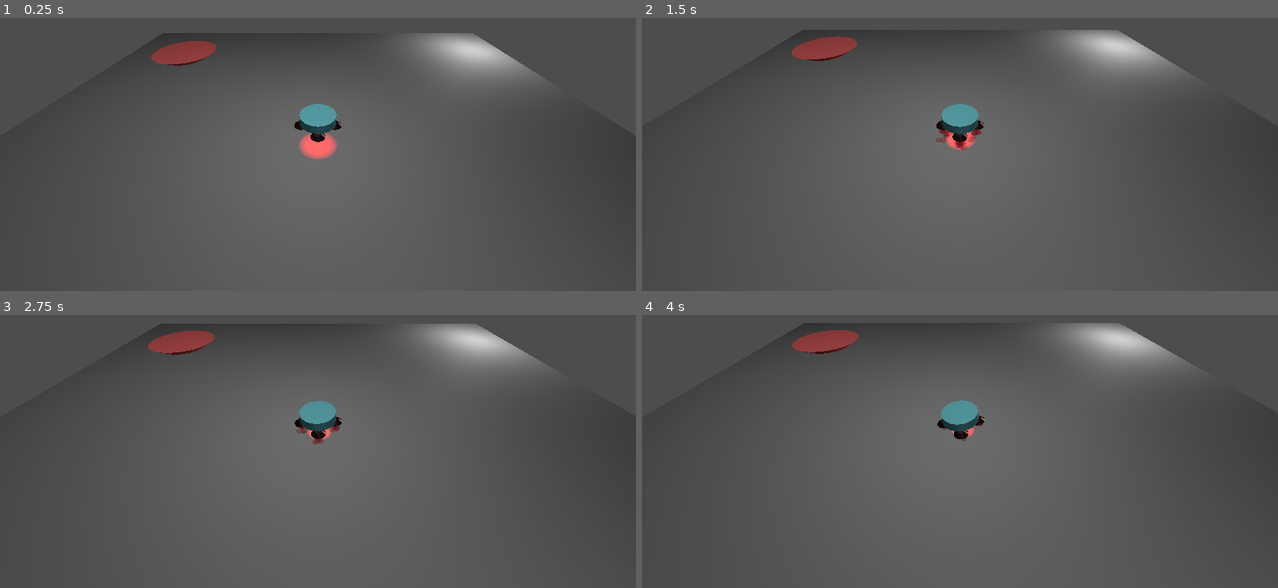
Above: before the commit, frames 1-4 (two rows, left to right).
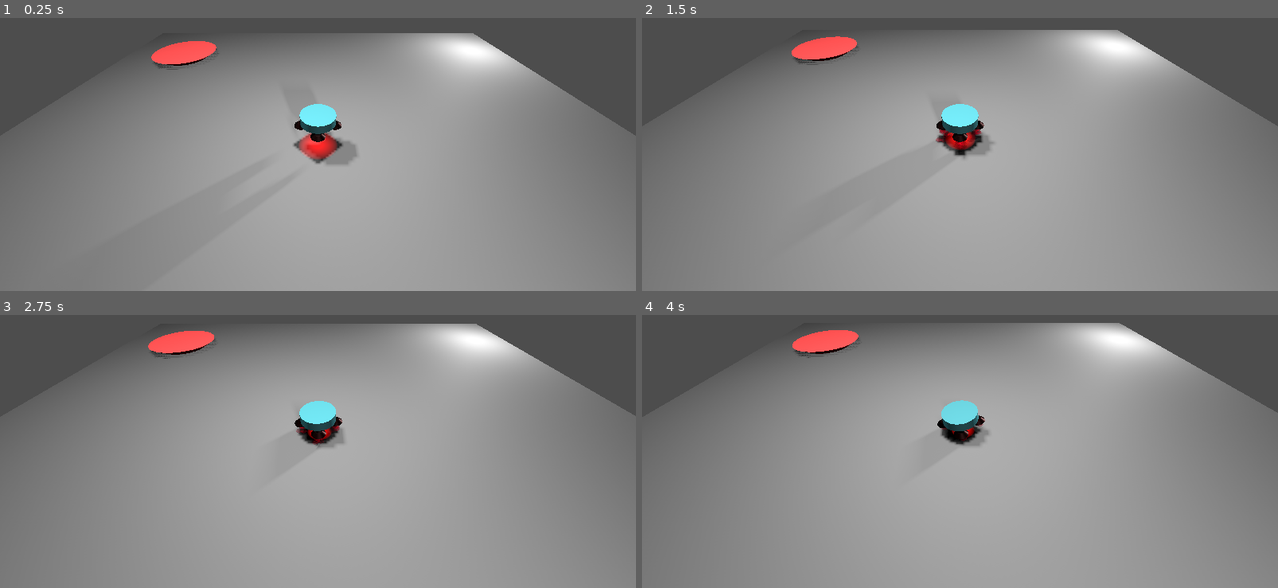
Above: after the commit, the same moments.

Repository: astnohk/LunarMouse3D
Game: Godot game, scene res://node_3d.tscn
Two runs of this game, one before a commit and one after it. Both use one fixed random seed, a clock stepped at 60 frames per second and the inputs below.
Inputs (mouse positions are in pixels of both pictures, inside the frame that each line leads up to):
- Up to frame 1 (0.25 s): no input
- Up to frame 2 (1.5 s): move the mouse to (1099, 94) at 0.52 s; press the mouse at (1099, 94) at 0.53 s; tap Enter at 1.25 s; move the mouse to (832, 129) at 1.27 s; release the mouse at (832, 129) at 1.28 s; click (832, 129) at 1.35 s
- Up to frame 3 (2.75 s): move the mouse to (381, 331) at 2.02 s; press the mouse at (381, 331) at 2.03 s
- Up to frame 4 (4 s): move the mouse to (928, 481) at 2.77 s; release the mouse at (928, 481) at 2.78 s; click (928, 481) at 2.85 s; move the mouse to (1150, 462) at 3.52 s; press the mouse at (1150, 462) at 3.53 s

The runs differ from the first frame. In frame 1, 84% of the frame differs, in the area x 0-100%, y 5-100%; in frame 2, 86%; in frame 3, 87%; in frame 4, 88%, in the area x 0-100%, y 2-100%.

Commit message:
Add "goal" trigger

Diff:
--- /dev/null
+++ b/GoalStage.gd
@@ -0,0 +1,42 @@
+extends StaticBody3D
+
+
+var Colliding = {
+	"FootXp": false,
+	"FootXn": false,
+	"FootZp": false,
+	"FootZn": false,
+}
+var CollidingCount = 0
+var Goal = false
+var Triggered = false
+
+signal detect_goal()
+
+# Called when the node enters the scene tree for the first time.
+func _ready():
+	connect("detect_goal", get_tree().get_root().get_node("Root")._detect_goal)
+
+# Called every frame. 'delta' is the elapsed time since the previous frame.
+func _process(delta):
+	pass
+
+func _physics_process(delta):
+	if Goal:
+		CollidingCount += delta
+	else:
+		CollidingCount = 0
+	if not Triggered and CollidingCount > 3:
+		Triggered = true
+		detect_goal.emit()
+
+func _on_area_3d_body_entered(body):
+	if body.name in Colliding.keys():
+		Colliding[body.name] = true
+	Goal = true
+	for key in Colliding.keys():
+		Goal = Goal and Colliding[key]
+
+func _on_area_3d_body_exited(body):
+	if body.name in Colliding.keys():
+		Colliding[body.name] = false
--- a/Rocket.gd
+++ b/Rocket.gd
@@ -1,4 +1,5 @@
 extends RigidBody3D
+
 
 const MaxThrusterPower = 5.0
 const ThrustBaseDirection = Vector3(0.0, 1.0, 0.0)
@@ -18,6 +19,8 @@
 
 # Called every frame. 'delta' is the elapsed time since the previous frame.
 func _process(_delta):
+	if not self.is_node_ready():
+		return
 	# Get the thruster direction
 	Direction = get_viewport().get_mouse_position() - MouseStartPosition
 	# Check if the Throttle pressed or not
@@ -28,18 +31,20 @@
 	else:
 		Force = Vector3(0, 0, 0)
 	# Set central force to each booster
-	get_node("FootXp/RigidBody3D").apply_central_force(Force * 0.25 * (1.0 - Direction.x * DirectionCoeff))
-	get_node("FootXn/RigidBody3D").apply_central_force(Force * 0.25 * (1.0 + Direction.x * DirectionCoeff))
-	get_node("FootZp/RigidBody3D").apply_central_force(Force * 0.25 * (1.0 - Direction.y * DirectionCoeff))
-	get_node("FootZn/RigidBody3D").apply_central_force(Force * 0.25 * (1.0 + Direction.y * DirectionCoeff))
+	get_node("FootXpHinge/FootXp").apply_central_force(Force * 0.25 * (1.0 - Direction.x * DirectionCoeff))
+	get_node("FootXnHinge/FootXn").apply_central_force(Force * 0.25 * (1.0 + Direction.x * DirectionCoeff))
+	get_node("FootZpHinge/FootZp").apply_central_force(Force * 0.25 * (1.0 - Direction.y * DirectionCoeff))
+	get_node("FootZnHinge/FootZn").apply_central_force(Force * 0.25 * (1.0 + Direction.y * DirectionCoeff))
 	# Set particle emitting
-	get_node("FootXp/RigidBody3D/Particles3D").emitting = Emitting
-	get_node("FootXn/RigidBody3D/Particles3D").emitting = Emitting
-	get_node("FootZp/RigidBody3D/Particles3D").emitting = Emitting
-	get_node("FootZn/RigidBody3D/Particles3D").emitting = Emitting
+	get_node("FootXpHinge/FootXp/Particles3D").emitting = Emitting
+	get_node("FootXnHinge/FootXn/Particles3D").emitting = Emitting
+	get_node("FootZpHinge/FootZp/Particles3D").emitting = Emitting
+	get_node("FootZnHinge/FootZn/Particles3D").emitting = Emitting
 
 # Called when input event fired.
 func _input(event):
+	if not self.is_node_ready():
+		return
 	if event.is_action_pressed("Throttle"):
 		if not MousePressed:
 			MousePressed = true
--- a/WorldBase.gd
+++ b/WorldBase.gd
@@ -8,3 +8,6 @@
 # Called every frame. 'delta' is the elapsed time since the previous frame.
 func _process(delta):
 	pass
+
+func _detect_goal():
+	print("Goal.")
--- a/node_3d.tscn
+++ b/node_3d.tscn
@@ -1,7 +1,8 @@
-[gd_scene load_steps=19 format=3 uid="uid://7r55nm4slqb1"]
+[gd_scene load_steps=21 format=3 uid="uid://7r55nm4slqb1"]
 
 [ext_resource type="Script" path="res://WorldBase.gd" id="1_cyr6l"]
 [ext_resource type="Script" path="res://Rocket.gd" id="1_dyrov"]
+[ext_resource type="Script" path="res://GoalStage.gd" id="2_ikm0k"]
 [ext_resource type="Material" uid="uid://lqjkdlqshl5l" path="res://M_RocketBody.tres" id="3_cnk54"]
 [ext_resource type="Material" uid="uid://b84co07v4brp1" path="res://M_RocketBooster.tres" id="4_4wu17"]
 [ext_resource type="SphereMesh" uid="uid://den74hg54dxup" path="res://SM_RocketGas.tres" id="5_3ub18"]
@@ -39,6 +40,10 @@
 height = 0.3
 radius = 1.5
 
+[sub_resource type="CylinderShape3D" id="CylinderShape3D_0tmqx"]
+height = 0.1
+radius = 1.5
+
 [sub_resource type="PhysicsMaterial" id="PhysicsMaterial_c0rt2"]
 friction = 0.5
 bounce = 0.15
@@ -64,7 +69,7 @@
 height = 0.1
 radius = 0.2
 
-[node name="Node3D" type="Node3D"]
+[node name="Root" type="Node3D"]
 script = ExtResource("1_cyr6l")
 
 [node name="Floor" type="StaticBody3D" parent="."]
@@ -76,15 +81,23 @@
 [node name="CollisionShape3D" type="CollisionShape3D" parent="Floor"]
 shape = SubResource("BoxShape3D_bdij1")
 
-[node name="StaticBody3D" type="StaticBody3D" parent="."]
+[node name="GoalStage" type="StaticBody3D" parent="."]
 transform = Transform3D(1, 0, 0, 0, 1, 0, 0, 0, 1, -6.79274, 0.271678, -6.367)
 physics_material_override = SubResource("PhysicsMaterial_drmpy")
-
-[node name="MeshInstance3D" type="MeshInstance3D" parent="StaticBody3D"]
+script = ExtResource("2_ikm0k")
+
+[node name="MeshInstance3D" type="MeshInstance3D" parent="GoalStage"]
 mesh = SubResource("CylinderMesh_aq0pc")
 
-[node name="CollisionShape3D" type="CollisionShape3D" parent="StaticBody3D"]
+[node name="CollisionShape3D" type="CollisionShape3D" parent="GoalStage"]
 shape = SubResource("CylinderShape3D_6f0ya")
+
+[node name="Area3D" type="Area3D" parent="GoalStage"]
+transform = Transform3D(1, 0, 0, 0, 1, 0, 0, 0, 1, 0, 0.19172, 0)
+disable_mode = 2
+
+[node name="CollisionShape3D" type="CollisionShape3D" parent="GoalStage/Area3D"]
+shape = SubResource("CylinderShape3D_0tmqx")
 
 [node name="Rocket" type="RigidBody3D" parent="."]
 transform = Transform3D(1, 0, 0, 0, 1, 0, 0, 0, 1, 0, 1.1739, 0)
@@ -121,25 +134,25 @@
 spot_angle = 30.0
 spot_angle_attenuation = 1.7411
 
-[node name="FootZp" type="HingeJoint3D" parent="Rocket"]
+[node name="FootZpHinge" type="HingeJoint3D" parent="Rocket"]
 transform = Transform3D(1, 0, 0, 0, 1, 0, 0, 0, 1, 0, -0.2, 0.47)
 node_a = NodePath("..")
-node_b = NodePath("RigidBody3D")
-angular_limit/enable = true
-angular_limit/upper = 0.0
-angular_limit/lower = 0.0
-
-[node name="RigidBody3D" type="RigidBody3D" parent="Rocket/FootZp"]
+node_b = NodePath("FootZp")
+angular_limit/enable = true
+angular_limit/upper = 0.0
+angular_limit/lower = 0.0
+
+[node name="FootZp" type="RigidBody3D" parent="Rocket/FootZpHinge"]
 physics_material_override = SubResource("PhysicsMaterial_xjj7v")
 
-[node name="MeshInstance3D" type="MeshInstance3D" parent="Rocket/FootZp/RigidBody3D"]
-mesh = SubResource("CylinderMesh_kuab7")
-skeleton = NodePath("../..")
-
-[node name="CollisionShape3D" type="CollisionShape3D" parent="Rocket/FootZp/RigidBody3D"]
-shape = SubResource("CylinderShape3D_huy34")
-
-[node name="Particles3D" type="CPUParticles3D" parent="Rocket/FootZp/RigidBody3D"]
+[node name="MeshInstance3D" type="MeshInstance3D" parent="Rocket/FootZpHinge/FootZp"]
+mesh = SubResource("CylinderMesh_kuab7")
+skeleton = NodePath("../..")
+
+[node name="CollisionShape3D" type="CollisionShape3D" parent="Rocket/FootZpHinge/FootZp"]
+shape = SubResource("CylinderShape3D_huy34")
+
+[node name="Particles3D" type="CPUParticles3D" parent="Rocket/FootZpHinge/FootZp"]
 transform = Transform3D(1, 0, 0, 0, 1, 0, 0, 0, 1, 0, -0.0646423, 0)
 amount = 16
 mesh = ExtResource("5_3ub18")
@@ -149,24 +162,24 @@
 initial_velocity_min = 0.2
 initial_velocity_max = 0.7
 
-[node name="FootZn" type="HingeJoint3D" parent="Rocket"]
+[node name="FootZnHinge" type="HingeJoint3D" parent="Rocket"]
 transform = Transform3D(1, 0, 0, 0, 1, 0, 0, 0, 1, 0, -0.2, -0.47)
 node_a = NodePath("..")
-node_b = NodePath("RigidBody3D")
-angular_limit/enable = true
-angular_limit/upper = 0.0
-angular_limit/lower = 0.0
-
-[node name="RigidBody3D" type="RigidBody3D" parent="Rocket/FootZn"]
-
-[node name="MeshInstance3D" type="MeshInstance3D" parent="Rocket/FootZn/RigidBody3D"]
-mesh = SubResource("CylinderMesh_kuab7")
-skeleton = NodePath("../..")
-
-[node name="CollisionShape3D" type="CollisionShape3D" parent="Rocket/FootZn/RigidBody3D"]
-shape = SubResource("CylinderShape3D_huy34")
-
-[node name="Particles3D" type="CPUParticles3D" parent="Rocket/FootZn/RigidBody3D"]
+node_b = NodePath("FootZn")
+angular_limit/enable = true
+angular_limit/upper = 0.0
+angular_limit/lower = 0.0
+
+[node name="FootZn" type="RigidBody3D" parent="Rocket/FootZnHinge"]
+
+[node name="MeshInstance3D" type="MeshInstance3D" parent="Rocket/FootZnHinge/FootZn"]
+mesh = SubResource("CylinderMesh_kuab7")
+skeleton = NodePath("../..")
+
+[node name="CollisionShape3D" type="CollisionShape3D" parent="Rocket/FootZnHinge/FootZn"]
+shape = SubResource("CylinderShape3D_huy34")
+
+[node name="Particles3D" type="CPUParticles3D" parent="Rocket/FootZnHinge/FootZn"]
 transform = Transform3D(1, 0, 0, 0, 1, 0, 0, 0, 1, 0, -0.065, 0)
 amount = 16
 mesh = ExtResource("5_3ub18")
@@ -176,24 +189,24 @@
 initial_velocity_min = 0.2
 initial_velocity_max = 0.7
 
-[node name="FootXp" type="HingeJoint3D" parent="Rocket"]
+[node name="FootXpHinge" type="HingeJoint3D" parent="Rocket"]
 transform = Transform3D(1, 0, 0, 0, 1, 0, 0, 0, 1, 0.47, -0.2, 0)
 node_a = NodePath("..")
-node_b = NodePath("RigidBody3D")
-angular_limit/enable = true
-angular_limit/upper = 0.0
-angular_limit/lower = 0.0
-
-[node name="RigidBody3D" type="RigidBody3D" parent="Rocket/FootXp"]
-
-[node name="MeshInstance3D" type="MeshInstance3D" parent="Rocket/FootXp/RigidBody3D"]
-mesh = SubResource("CylinderMesh_kuab7")
-skeleton = NodePath("../..")
-
-[node name="CollisionShape3D" type="CollisionShape3D" parent="Rocket/FootXp/RigidBody3D"]
-shape = SubResource("CylinderShape3D_huy34")
-
-[node name="Particles3D" type="CPUParticles3D" parent="Rocket/FootXp/RigidBody3D"]
+node_b = NodePath("FootXp")
+angular_limit/enable = true
+angular_limit/upper = 0.0
+angular_limit/lower = 0.0
+
+[node name="FootXp" type="RigidBody3D" parent="Rocket/FootXpHinge"]
+
+[node name="MeshInstance3D" type="MeshInstance3D" parent="Rocket/FootXpHinge/FootXp"]
+mesh = SubResource("CylinderMesh_kuab7")
+skeleton = NodePath("../..")
+
+[node name="CollisionShape3D" type="CollisionShape3D" parent="Rocket/FootXpHinge/FootXp"]
+shape = SubResource("CylinderShape3D_huy34")
+
+[node name="Particles3D" type="CPUParticles3D" parent="Rocket/FootXpHinge/FootXp"]
 transform = Transform3D(1, 0, 0, 0, 1, 0, 0, 0, 1, 0, -0.065, 0)
 amount = 16
 mesh = ExtResource("5_3ub18")
@@ -203,24 +216,24 @@
 initial_velocity_min = 0.2
 initial_velocity_max = 0.7
 
-[node name="FootXn" type="HingeJoint3D" parent="Rocket"]
+[node name="FootXnHinge" type="HingeJoint3D" parent="Rocket"]
 transform = Transform3D(1, 0, 0, 0, 1, 0, 0, 0, 1, -0.47, -0.2, 0)
 node_a = NodePath("..")
-node_b = NodePath("RigidBody3D")
-angular_limit/enable = true
-angular_limit/upper = 0.0
-angular_limit/lower = 0.0
-
-[node name="RigidBody3D" type="RigidBody3D" parent="Rocket/FootXn"]
-
-[node name="MeshInstance3D" type="MeshInstance3D" parent="Rocket/FootXn/RigidBody3D"]
-mesh = SubResource("CylinderMesh_kuab7")
-skeleton = NodePath("../..")
-
-[node name="CollisionShape3D" type="CollisionShape3D" parent="Rocket/FootXn/RigidBody3D"]
-shape = SubResource("CylinderShape3D_huy34")
-
-[node name="Particles3D" type="CPUParticles3D" parent="Rocket/FootXn/RigidBody3D"]
+node_b = NodePath("FootXn")
+angular_limit/enable = true
+angular_limit/upper = 0.0
+angular_limit/lower = 0.0
+
+[node name="FootXn" type="RigidBody3D" parent="Rocket/FootXnHinge"]
+
+[node name="MeshInstance3D" type="MeshInstance3D" parent="Rocket/FootXnHinge/FootXn"]
+mesh = SubResource("CylinderMesh_kuab7")
+skeleton = NodePath("../..")
+
+[node name="CollisionShape3D" type="CollisionShape3D" parent="Rocket/FootXnHinge/FootXn"]
+shape = SubResource("CylinderShape3D_huy34")
+
+[node name="Particles3D" type="CPUParticles3D" parent="Rocket/FootXnHinge/FootXn"]
 transform = Transform3D(1, 0, 0, 0, 1, 0, 0, 0, 1, 0, -0.065, 0)
 amount = 16
 mesh = ExtResource("5_3ub18")
@@ -233,23 +246,30 @@
 [node name="OmniLight3D" type="OmniLight3D" parent="."]
 transform = Transform3D(1, 0, 0, 0, 1, 0, 0, 0, 1, 0, 5.78192, 0)
 light_energy = 7.141
+shadow_enabled = true
 omni_range = 94.638
 omni_attenuation = 1.7411
 
 [node name="OmniLight3D2" type="OmniLight3D" parent="."]
 transform = Transform3D(1, 0, 0, 0, 1, 0, 0, 0, 1, 2.89335, 2.69776, 10.2112)
 light_energy = 7.141
+shadow_enabled = true
 omni_range = 94.638
 omni_attenuation = 1.7411
 
 [node name="OmniLight3D3" type="OmniLight3D" parent="."]
 transform = Transform3D(1, 0, 0, 0, 1, 0, 0, 0, 1, -6.7171, 9.49457, -2.85772)
 light_energy = 7.141
+shadow_enabled = true
 omni_range = 94.638
 omni_attenuation = 1.7411
 
 [node name="OmniLight3D4" type="OmniLight3D" parent="."]
 transform = Transform3D(1, 0, 0, 0, 1, 0, 0, 0, 1, 8.56951, 2.20489, -7.34712)
 light_energy = 7.141
-omni_range = 94.638
-omni_attenuation = 1.7411
+shadow_enabled = true
+omni_range = 94.638
+omni_attenuation = 1.7411
+
+[connection signal="body_entered" from="GoalStage/Area3D" to="GoalStage" method="_on_area_3d_body_entered"]
+[connection signal="body_exited" from="GoalStage/Area3D" to="GoalStage" method="_on_area_3d_body_exited"]
--- a/project.godot
+++ b/project.godot
@@ -34,3 +34,7 @@
 [physics]
 
 3d/default_gravity=1.0
+
+[rendering]
+
+renderer/rendering_method="gl_compatibility"
